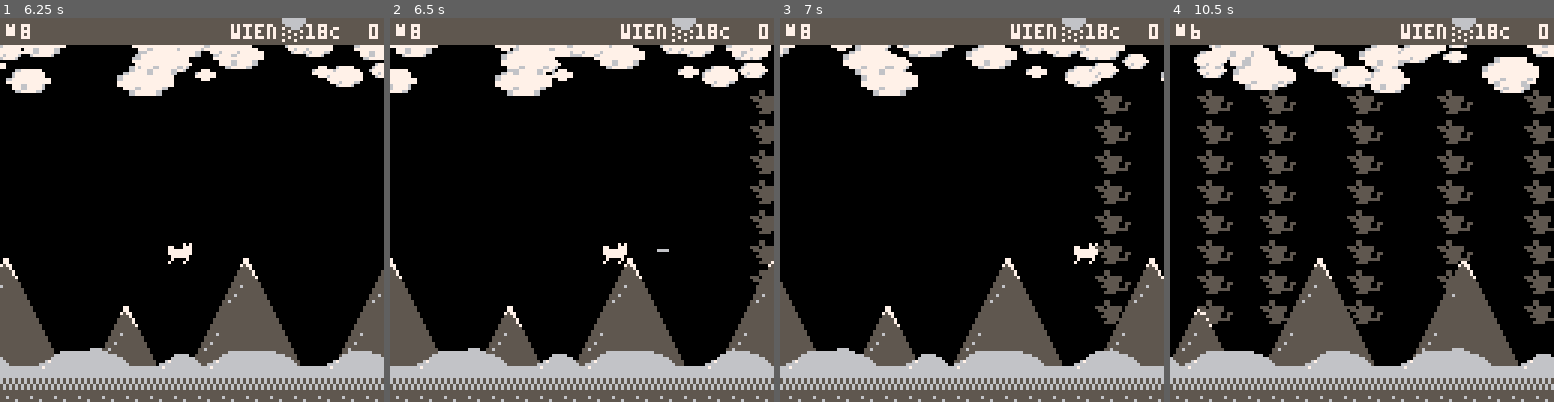
Above: before the commit, frames 1-4 (left to right).
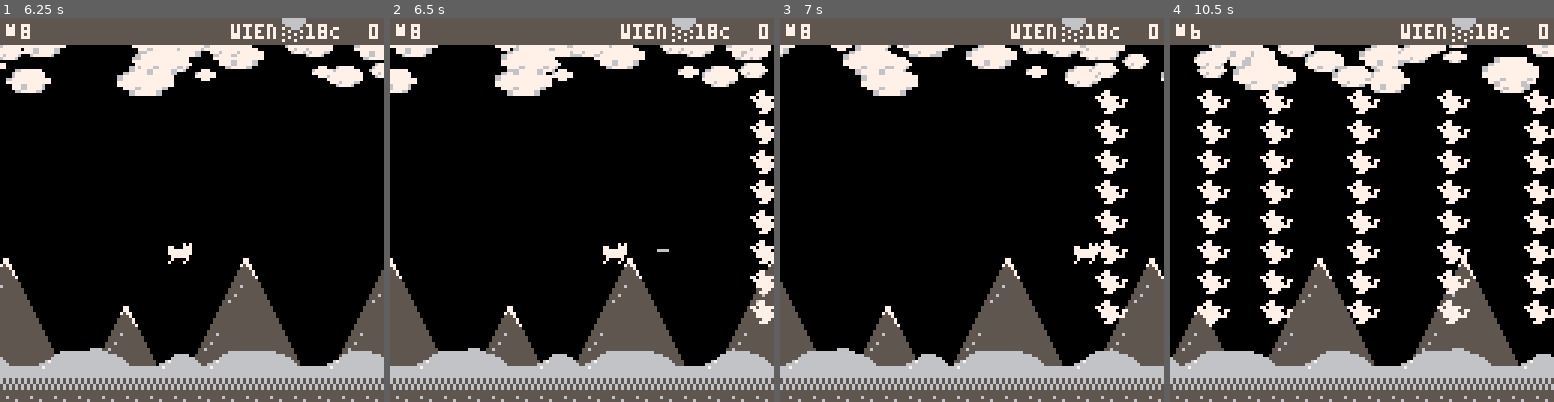
Above: after the commit, the same moments.

Repository: zothynine/picoheads
Game: PICO-8 cartridge catfight_prank.p8
Two runs of this game, one before a commit and one after it. Both use one fixed random seed, a clock stepped at 60 frames per second and the inputs below.
Inputs:
- Up to frame 1 (6.25 s): tap X (X key) at 0.33, 1.07, 1.85, 2.97, 4.08, 5.2 s; tap O (Z key) at 0.7, 1.7, 2.1, 2.5, 2.9, 3.3, 3.7, 4.1, 4.5, 4.9, 5.3, 5.7, 6.1 s; hold Right 1.6-2.1 s; hold Up 2.15-2.42 s; hold Right 2.47-3.03 s; hold Left 3.08-3.58 s; hold Down 3.63-3.97 s; hold Right 4.02-4.68 s; hold Up 4.73-5.03 s; hold Left 5.08-5.68 s; hold Down 5.73-6.03 s; hold Right from 6.08 s (still down)
- Up to frame 2 (6.5 s): keep holding Right; tap X (X key) at 6.32 s
- Up to frame 3 (7 s): tap O (Z key) at 6.5, 6.9 s; release Right at 6.58 s; hold Right from 6.63 s (still down)
- Up to frame 4 (10.5 s): release Right at 7.13 s; hold Up 7.18-7.45 s; tap O (Z key) every 0.4 s from 7.3 to 10.1 s; tap X (X key) at 7.43, 8.55, 9.67 s; hold Right 7.5-8.07 s; hold Left 8.12-8.62 s; hold Down 8.67-9 s; hold Right 9.05-9.72 s; hold Up 9.77-10.07 s; hold Left from 10.12 s (still down)

Frame 1 is identical in both runs. In frame 2, 1.9% of the frame differs, in the area x 93-100%, y 18-80%; in frame 3, 2.6%; in frame 4, 13%, in the area x 7-100%, y 18-80%.

Commit message:
change rats to mice

Diff:
--- a/catfight_prank.p8
+++ b/catfight_prank.p8
@@ -100,7 +100,7 @@
     {
       {tim="0:3:0",
         swarm=swarms.stack,
-        e_type=enemy_types.rat,
+        e_type=enemy_types.mouse,
         path="linear",
         x=127,
         y=24,
@@ -111,7 +111,7 @@
         stop=10},
       {tim="0:4:0",
         swarm=swarms.stack,
-        e_type=enemy_types.rat,
+        e_type=enemy_types.mouse,
         path="linear",
         x=127,
         y=24,
@@ -122,7 +122,7 @@
         stop=21},
       {tim="0:5:0",
         swarm=swarms.stack,
-        e_type=enemy_types.rat,
+        e_type=enemy_types.mouse,
         path="linear",
         x=127,
         y=24,
@@ -133,7 +133,7 @@
         stop=32},
       {tim="0:6:0",
         swarm=swarms.stack,
-        e_type=enemy_types.rat,
+        e_type=enemy_types.mouse,
         path="linear",
         x=127,
         y=24,
@@ -144,7 +144,7 @@
         stop=43},
       {tim="0:7:0",
         swarm=swarms.stack,
-        e_type=enemy_types.rat,
+        e_type=enemy_types.mouse,
         path="linear",
         x=127,
         y=24,
@@ -155,7 +155,7 @@
         stop=54},
       {tim="0:8:0",
         swarm=swarms.stack,
-        e_type=enemy_types.rat,
+        e_type=enemy_types.mouse,
         path="linear",
         x=127,
         y=24,
@@ -166,7 +166,7 @@
         stop=65},
       {tim="0:9:0",
         swarm=swarms.stack,
-        e_type=enemy_types.rat,
+        e_type=enemy_types.mouse,
         path="linear",
         x=127,
         y=24,
@@ -177,7 +177,7 @@
         stop=76},
       {tim="0:10:0",
         swarm=swarms.stack,
-        e_type=enemy_types.rat,
+        e_type=enemy_types.mouse,
         path="linear",
         x=127,
         y=24,
@@ -188,7 +188,7 @@
         stop=87},
       {tim="0:11:0",
         swarm=swarms.stack,
-        e_type=enemy_types.rat,
+        e_type=enemy_types.mouse,
         path="linear",
         x=127,
         y=24,
@@ -199,7 +199,7 @@
         stop=98},
       {tim="0:12:0",
         swarm=swarms.stack,
-        e_type=enemy_types.rat,
+        e_type=enemy_types.mouse,
         path="linear",
         x=127,
         y=24,
